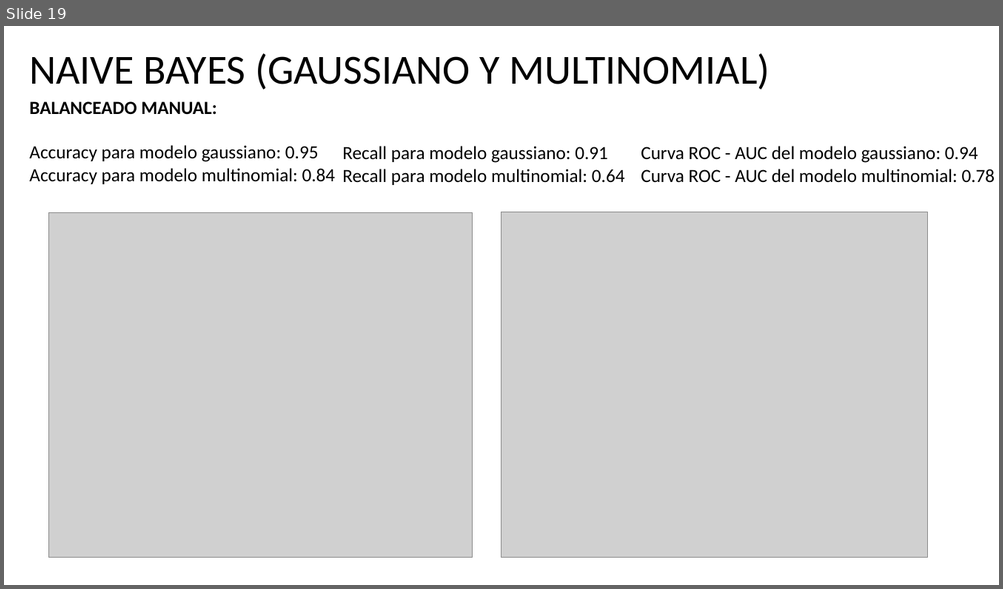
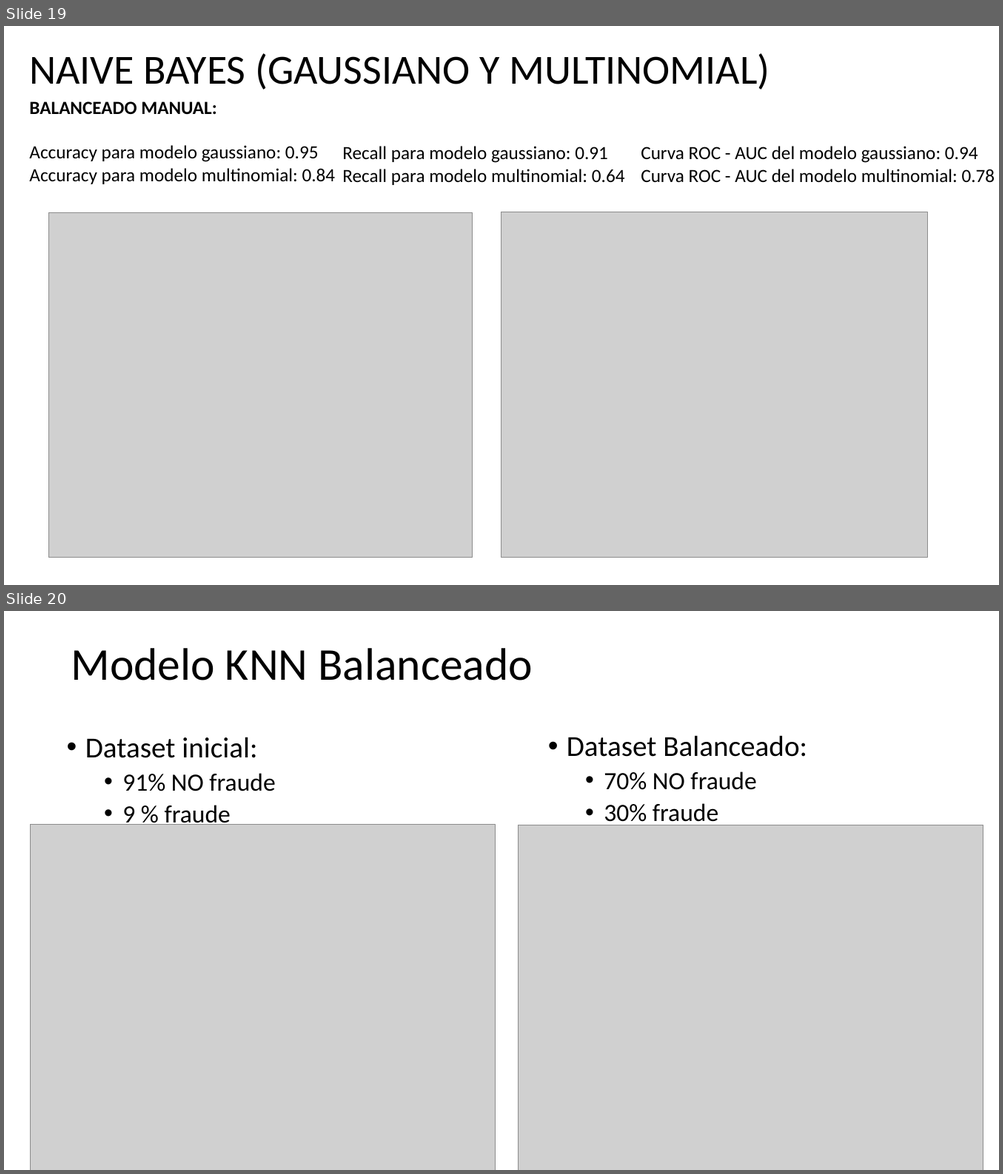
Before and after one commit to asasa293/limpieza_datos, a slide deck: TP3/TP3_Moises_Santiago.pptx. Shown one above the other, each under a label of ours: slide 19 before the commit, slides 19 and 20 after it. The pictures are 1003x589 and 1003x1174 pixels, drawn with LibreOffice and Linux fonts; fonts in the diff are those of the drawing; grey boxes stand for pictures. Boxes give left, top, right and bottom in pixels: in the first picture for what was removed or moved away, otherwise in the second. Text is boxed around its words. In the diff, an @@ line names an element or a change of style, - is before the commit and + after.

```diff
--- a/TP3/TP3_Moises_Santiago.pptx
+++ b/TP3/TP3_Moises_Santiago.pptx
@@ slide 20 added at box(4, 611, 999, 1170), background #FFFFFF @@
@@ title added at box(71, 648, 532, 681), 44 pt, text #000000 @@
+Modelo KNN Balanceado
@@ text added at box(85, 737, 275, 829), 24 pt, text #000000 @@
+• Dataset inicial:
+  • 91% NO fraude
+  • 9 % fraude
@@ text added at box(566, 735, 807, 827), 24 pt, text #000000 @@
+• Dataset Balanceado:
+  • 70% NO fraude
+  • 30% fraude
@@ picture added at box(30, 824, 495, 1170) @@
@@ picture added at box(518, 825, 983, 1170) @@
```
Also in this commit, not shown: 6 slides changed, 2 other slides added, 5 other files.
